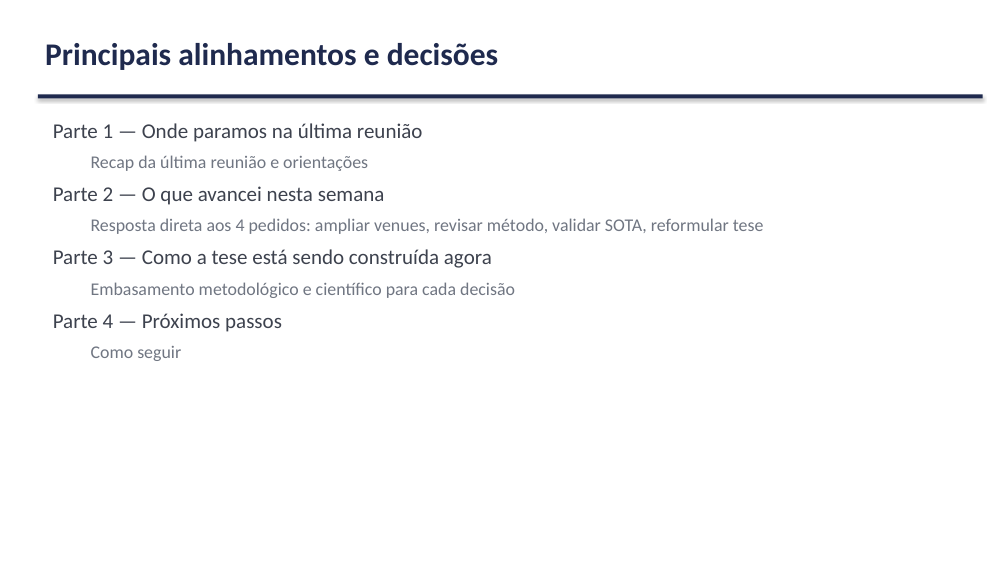
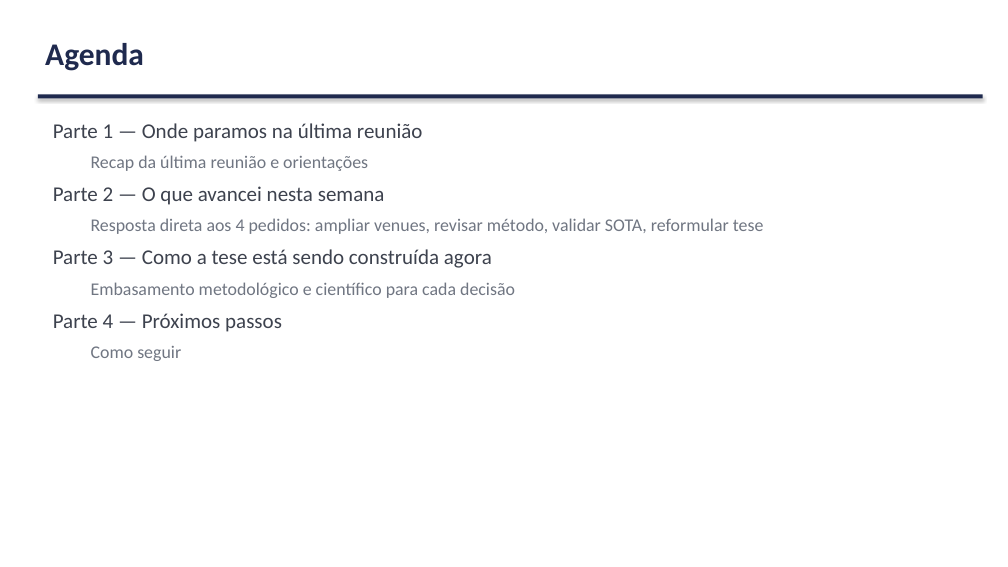
Before and after one commit to marcellozzetti/Facial-Recognition-Models-Mitigating-Bias, a slide deck: slide 2 of docs/ativo/material_reuniao_orientador_v3.2.1.pptx. Drawn at 1008x567 pixels with LibreOffice and Linux fonts; fonts in the diff are those of the drawing. Boxes give left, top, right and bottom in pixels: in the first picture for what was removed or moved away, otherwise in the second. Text is boxed around its words. In the diff, an @@ line names an element or a change of style, - is before the commit and + after.

```diff
--- a/docs/ativo/material_reuniao_orientador_v3.2.1.pptx
+++ b/docs/ativo/material_reuniao_orientador_v3.2.1.pptx
@@ text at box(45, 43, 144, 71): text changed @@
-Principais alinhamentos e decisões
+Agenda
```
Also in this commit, not shown: 9 other slides changed, 1 slide added, 1 other file.
